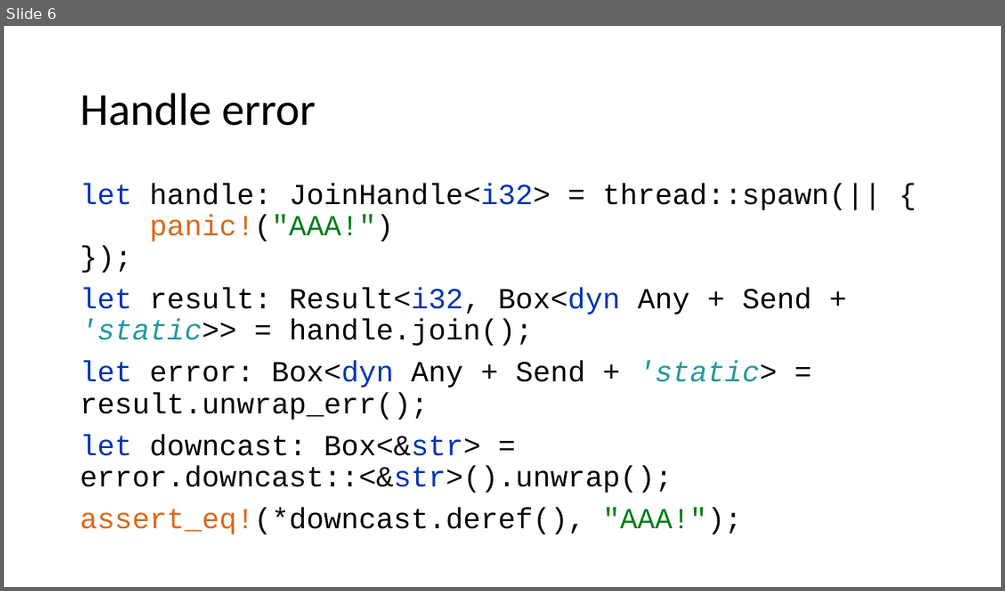
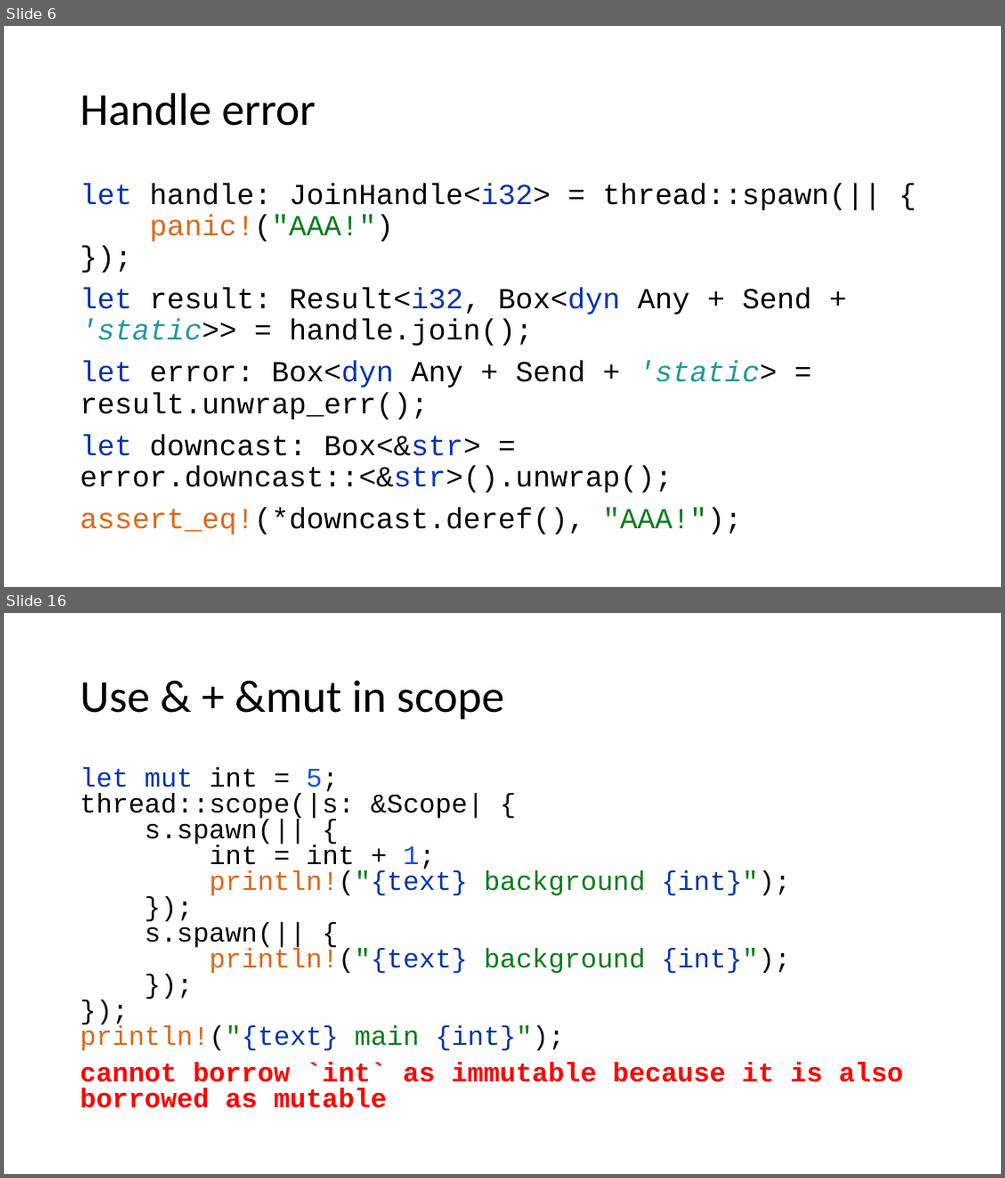
Before and after one commit to kugushev/course-rust-basics, a slide deck: src/11-Multithreading/11-Multithreading.pptx. Shown one above the other, each under a label of ours: slide 6 before the commit, slides 6 and 16 after it; the slides between them are not shown. The pictures are 1005x591 and 1005x1178 pixels, drawn with LibreOffice and Linux fonts; fonts in the diff are those of the drawing. Boxes give left, top, right and bottom in pixels: in the first picture for what was removed or moved away, otherwise in the second. Text is boxed around its words. In the diff, an @@ line names an element or a change of style, - is before the commit and + after.

```diff
--- a/src/11-Multithreading/11-Multithreading.pptx
+++ b/src/11-Multithreading/11-Multithreading.pptx
@@ slide 16 added at bbox=[4, 613, 1001, 1174], background #FFFFFF @@
@@ title added at bbox=[80, 680, 504, 720], 44 pt, text #000000 @@
+Use & + &mut in scope
@@ text added at bbox=[80, 767, 904, 1108], 25.9 pt, text #FF0000 @@
+let mut int = 5;
+thread::scope(|s: &Scope| {
+s.spawn(|| {
+int = int + 1;
+println!("{text} background {int}");
+});
+s.spawn(|| {
+println!("{text} background {int}");
+});
+});
+println!("{text} main {int}");
+cannot borrow `int` as immutable because it is also borrowed as mutable
```
Also in this commit, not shown: 28 other slides added, 1 slide removed.
